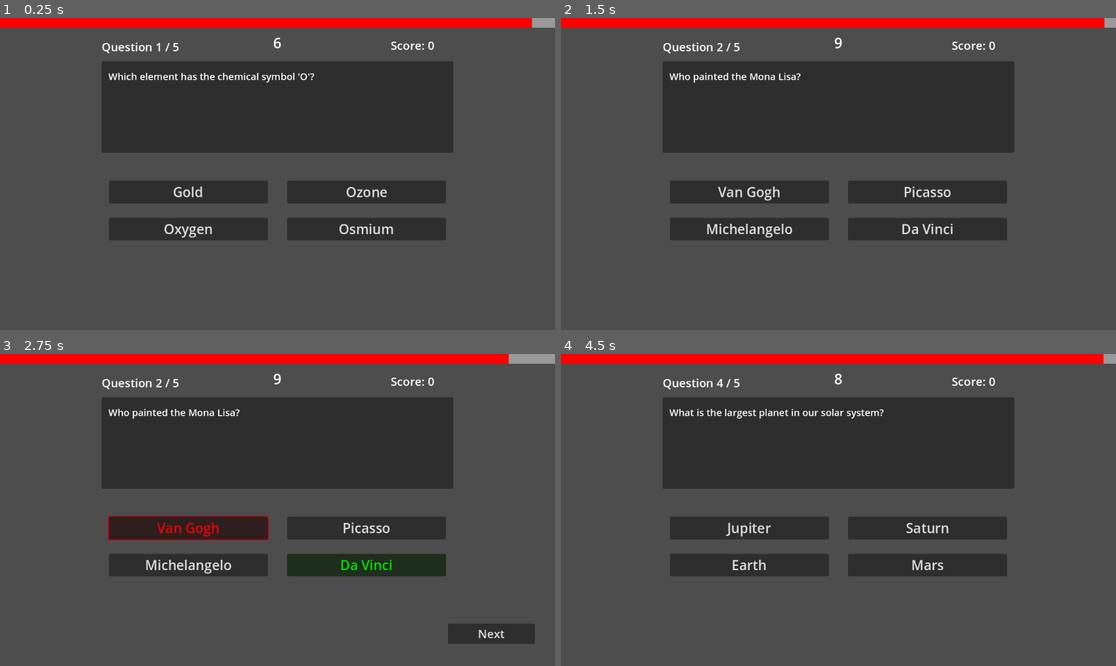
Above: before the commit, frames 1-4 (two rows, left to right).
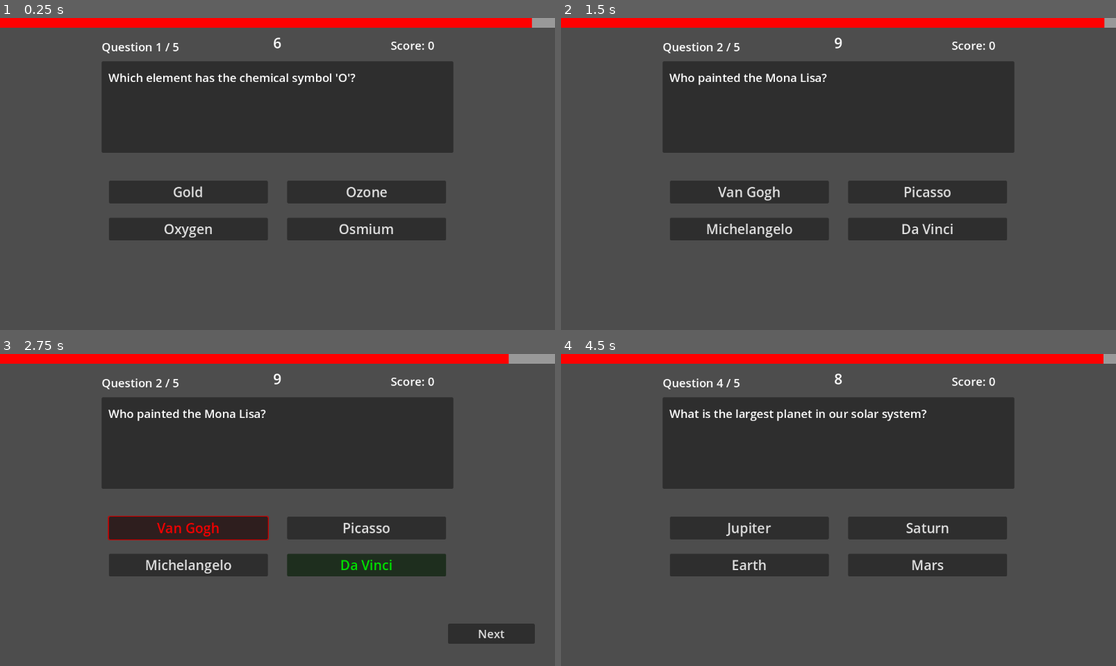
Above: after the commit, the same moments.

Repository: Ellisia-Chan/Quiz-Game-Prototype
Game: Godot game, scene res://Scene/Game Scenes/main.tscn
Same seed, same stepped clock (60 frames per second), same inputs: the game is played once before the commit and once after it.
Inputs:
- Up to frame 1 (0.25 s): no input
- Up to frame 2 (1.5 s): click "Gold" at 0.5 s; click "Next" at 1.25 s
- Up to frame 3 (2.75 s): click "Van Gogh" at 2 s
- Up to frame 4 (4.5 s): click "Next" at 2.75 s; click "CO2" at 3.5 s; click "Next" at 4.25 s

The runs differ from the first frame. In frame 1, 0.7% of the frame differs, in the area x 19-65%, y 17-22%; in frame 2, 0.5%; in frame 3, 0.5%; in frame 4, 0.7%, in the area x 19-66%, y 17-22%.

Commit message:
Update quiz_ui.tscn

Diff:
--- a/Scene/Object Scenes/quiz_ui.tscn
+++ b/Scene/Object Scenes/quiz_ui.tscn
@@ -49,7 +49,7 @@
 offset_bottom = 82.0
 grow_horizontal = 2
 grow_vertical = 2
-theme_override_font_sizes/font_size = 20
+theme_override_font_sizes/font_size = 24
 text = "Test Label"
 
 [node name="TimerLabel" type="Label" parent="QuizUI/Panel"]
